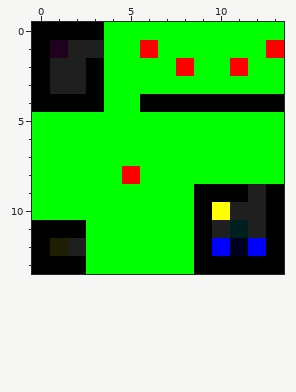
File history of a pixel-art sprite, src/assets/images/maps/map4.png. The first picture shows the starting point.
The file is 14x14 pixels.
Now the later version:
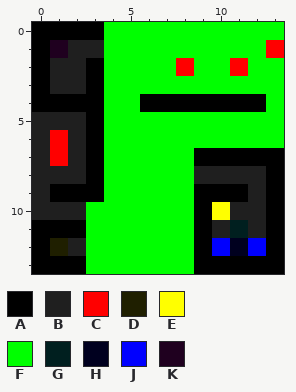
Palette (. is transparent): A #000000  B #1f1f1f  C #ff0000  D #1f1f00  E #ffff00  F #00ff00  G #001f1f  H #00001f  J #0000ff  K #1f001f
Change:
y 1: x 6 C -> F
y 4: x 13 A -> F
y 5: x 0..3 FFFF -> BBBA
y 6: x 0..3 FFFF -> BCBA
y 7: x 0..3 FFFF -> BCBA; x 9..13 FFFFF -> AAAAA
y 8: x 0..3 FFFF -> BBBA; x 5 C -> F; x 9..13 FFFFF -> BBBBA
y 9: x 0..3 FFFF -> BAAA
y 10: x 0..2 FFF -> BBB
